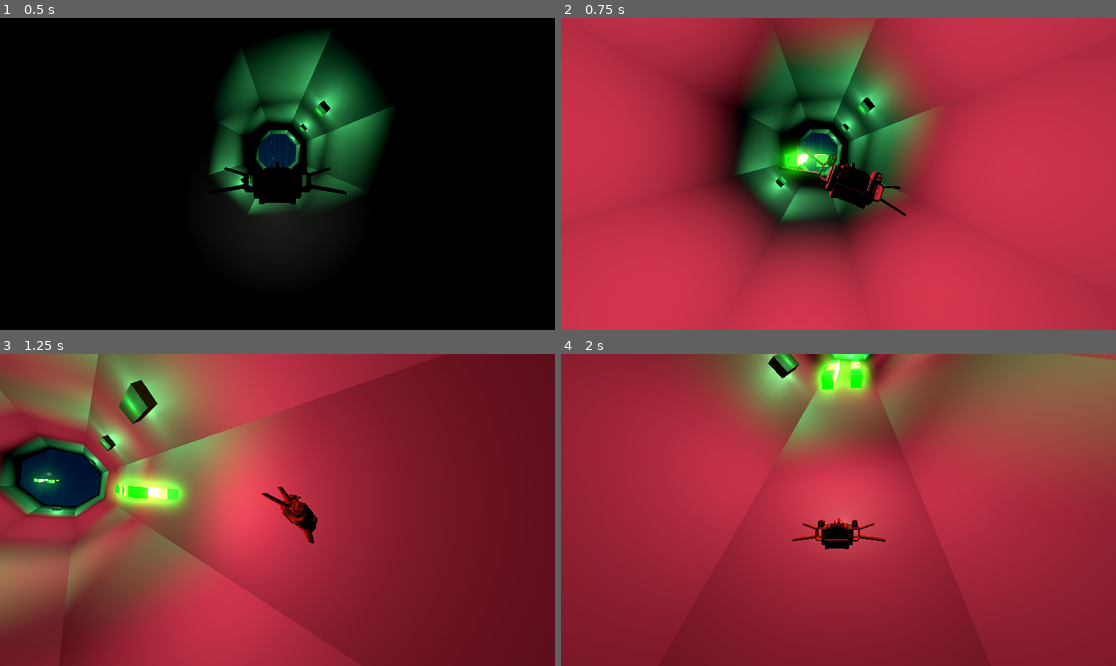
Above: before the commit, frames 1-4 (two rows, left to right).
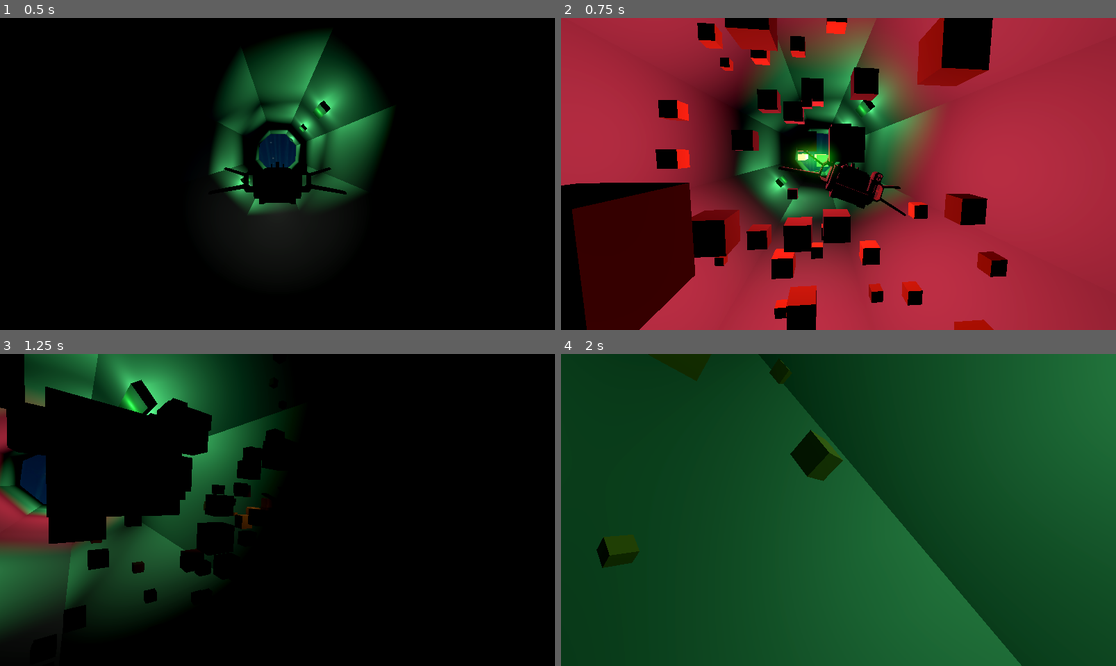
Above: after the commit, the same moments.

Repository: ilyaev/godot-tunnel-wave
Game: Godot game, scene res://world.tscn
Same seed, same stepped clock (60 frames per second), same inputs: the game is played once before the commit and once after it.
Inputs:
- Up to frame 1 (0.5 s): no input
- Up to frame 2 (0.75 s): tap Enter (ui_accept) at 0.5, 0.6 s; hold Right (ui_right) from 0.53 s (still down)
- Up to frame 3 (1.25 s): keep holding Right (ui_right); tap Enter (ui_accept) at 0.77, 1.07 s
- Up to frame 4 (2 s): release Right (ui_right) at 1.28 s; hold Down (ui_down) from 1.28 s (still down); tap Enter (ui_accept) at 1.35, 1.52, 1.82 s

Frame 1 is identical in both runs. In frame 2, 39% of the frame differs, in the area x 0-100%, y 0-100%; in frame 3, 98%; in frame 4, 100%.

Commit message:
feat: ship bullet hit detection

Diff:
--- a/enemies/enemies.gd
+++ b/enemies/enemies.gd
@@ -24,10 +24,11 @@
 
 			mesh.set_position(pos)
 
-func spawn(index):
+func spawn(index, bullet_hit_func):
 	var n = n21(index, 42)
 	if n > .2:
 		var mesh = enemy.instantiate()
 		mesh.x = 0
 		mesh.y = index
+		mesh.connect("bullet_hit", bullet_hit_func)
 		add_child(mesh)
--- a/enemies/enemy.gd
+++ b/enemies/enemy.gd
@@ -8,6 +8,7 @@
 
 @onready var bullet = preload("res://player/bullets/bullet.tscn")
 
+signal bullet_hit(particle: MeshInstance3D, ray: RayCast3D)
 
 func _ready():
 	fire_speed += randf()
@@ -18,8 +19,15 @@
 	if T > fire_speed:
 		T = 0
 		var b = bullet.instantiate()
-		b.init(position + Vector3(0, 0, 1.5))
+		b.init(position + Vector3(0, 0, 1.5) + Vector3(randf()-.5, randf()-.5, 0))
 		b.direction = Vector3(0 ,0, -1)
-		# b.connect("bullet_hit", bullet_hit_func)
+		b.connect("bullet_hit", bullet_hit_func)
 		get_parent().get_parent().add_child(b)
 		fire_speed = 0.3 + randf()
+		if randf() > .7:
+			fire_speed = .15
+
+
+func bullet_hit_func(pos : Vector3, ray : RayCast3D):
+	var particle = ray.get_collider().get_parent()
+	bullet_hit.emit(particle, ray)
--- /dev/null
+++ b/player/ship_model.gd
@@ -0,0 +1,15 @@
+extends MeshInstance3D
+
+
+# Called when the node enters the scene tree for the first time.
+func _ready():
+	pass # Replace with function body.
+
+
+# Called every frame. 'delta' is the elapsed time since the previous frame.
+func _process(delta):
+	pass
+
+
+func take_hit(pos: Vector3):
+	print('SHIP IS HIT!')
--- a/player/ship_model.tscn
+++ b/player/ship_model.tscn
@@ -1,13 +1,25 @@
-[gd_scene load_steps=4 format=3 uid="uid://bqe1t0cvsw5m1"]
+[gd_scene load_steps=6 format=3 uid="uid://bqe1t0cvsw5m1"]
 
 [ext_resource type="PackedScene" uid="uid://bxjkpaixb41di" path="res://assets/Spaceship_FinnTheFrog.glb" id="1_er11p"]
 [ext_resource type="Texture2D" uid="uid://cc8t20ebmqidj" path="res://assets/Atlas.png" id="2_vwhn0"]
+[ext_resource type="Script" path="res://player/ship_model.gd" id="3_lxm15"]
 
 [sub_resource type="StandardMaterial3D" id="StandardMaterial3D_dbm1u"]
 shading_mode = 2
 albedo_texture = ExtResource("2_vwhn0")
 
+[sub_resource type="BoxShape3D" id="BoxShape3D_m4d7k"]
+size = Vector3(6, 2.54217, 3)
+
 [node name="ship_model" instance=ExtResource("1_er11p")]
 
 [node name="Spaceship_FinnTheFrog2" parent="." index="0"]
 material_override = SubResource("StandardMaterial3D_dbm1u")
+script = ExtResource("3_lxm15")
+
+[node name="ShipBody" type="StaticBody3D" parent="Spaceship_FinnTheFrog2" index="0"]
+collision_layer = 4
+
+[node name="CollisionShape3D" type="CollisionShape3D" parent="Spaceship_FinnTheFrog2/ShipBody" index="0"]
+transform = Transform3D(1, 0, 0, 0, 1, 0, 0, 0, 1, 0, -0.0842434, 0)
+shape = SubResource("BoxShape3D_m4d7k")
--- a/tunnel/tunnel.gd
+++ b/tunnel/tunnel.gd
@@ -44,13 +44,13 @@
 		spawn_target(loop.y)
 
 func spawn_target(index):
-	enemies.spawn(index)
+	enemies.spawn(index, bullet_hit)
 
 
 func bullet_hit(mesh, ray : RayCast3D):
 	var expl = explosion.instantiate()
-	expl.position = mesh.get_parent().position
-	add_child(expl)
+	expl.position = ray.get_collision_point()
+	get_parent().add_child(expl)
 
 	if mesh.has_method("take_hit"):
 		mesh.take_hit(ray.get_collision_point())
